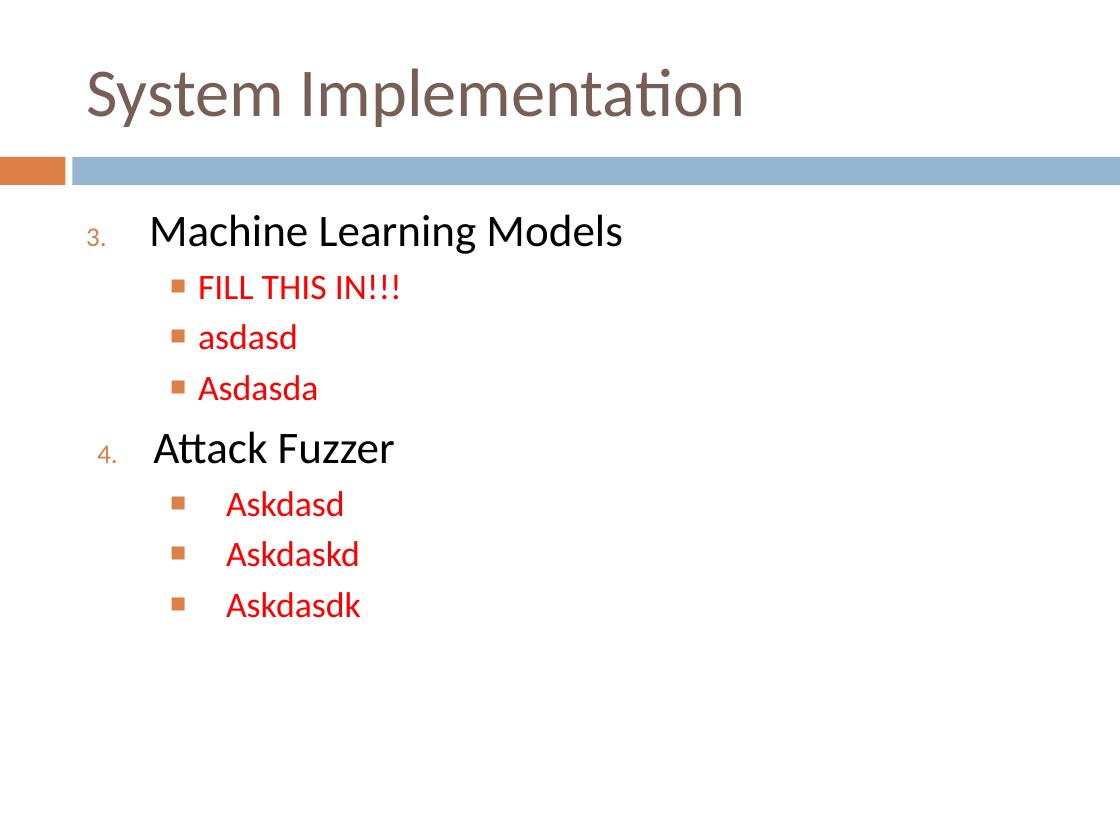
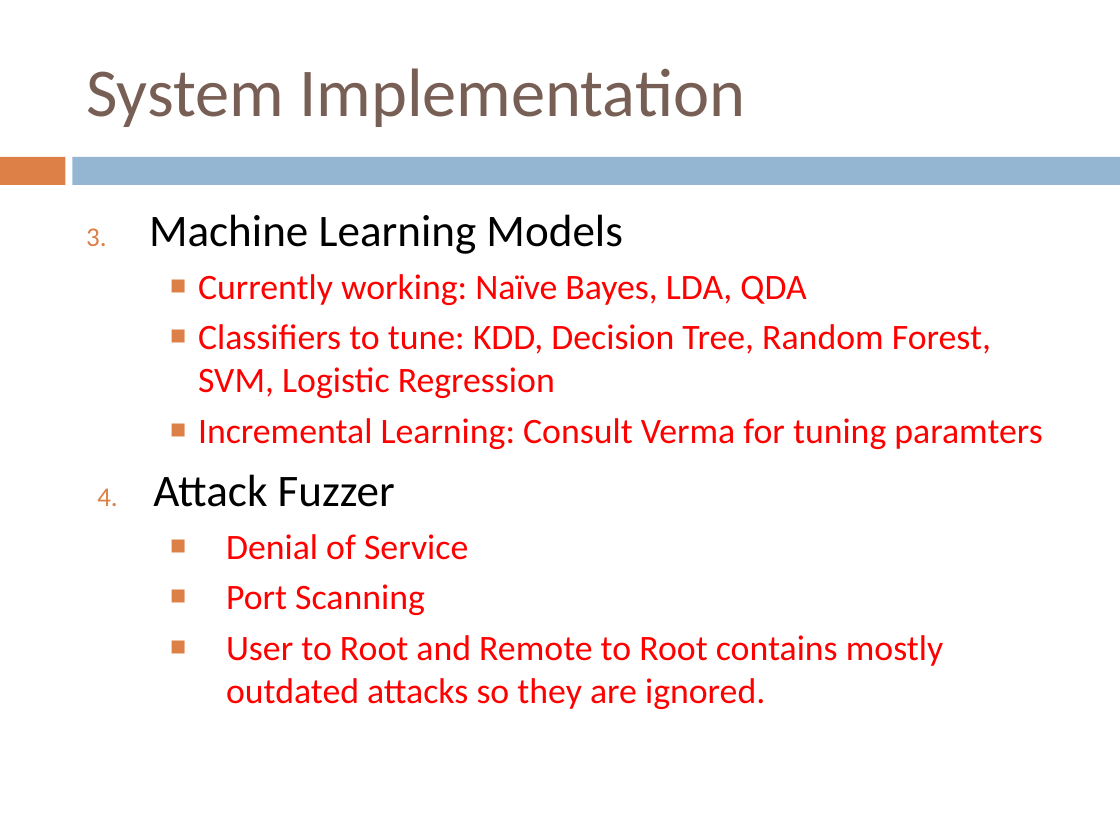
Before and after one commit to AndrewQuijano/Operating_Systems_II, a slide deck: slide 19 of OS_Presentation.pptx. Drawn at 1120x840 pixels with LibreOffice and Linux fonts; fonts in the diff are those of the drawing. Boxes give left, top, right and bottom in pixels: in the first picture for what was removed or moved away, otherwise in the second. Text is boxed around its words. In the diff, an @@ line names an element or a change of style, - is before the commit and + after.

Commit message:
FInish presentation from class

```diff
--- a/OS_Presentation.pptx
+++ b/OS_Presentation.pptx
@@ text at box(198, 274, 1042, 449): text changed @@
-    ■ FILL THIS IN!!!
-    ■ asdasd
-    ■ Asdasda
+    ■ Currently working: Naïve Bayes, LDA, QDA
+    ■ Classifiers to tune: KDD, Decision Tree, Random Forest, SVM, Logistic Regression
+    ■ Incremental Learning: Consult Verma for tuning paramters
@@ text at box(226, 534, 943, 709): text changed @@
-    ■ Askdasd
-    ■ Askdaskd
-    ■ Askdasdk
+    ■ Denial of Service
+    ■ Port Scanning
+    ■ User to Root and Remote to Root contains mostly outdated attacks so they are ignored.
```
Also in this commit, not shown: 3 other slides changed.
